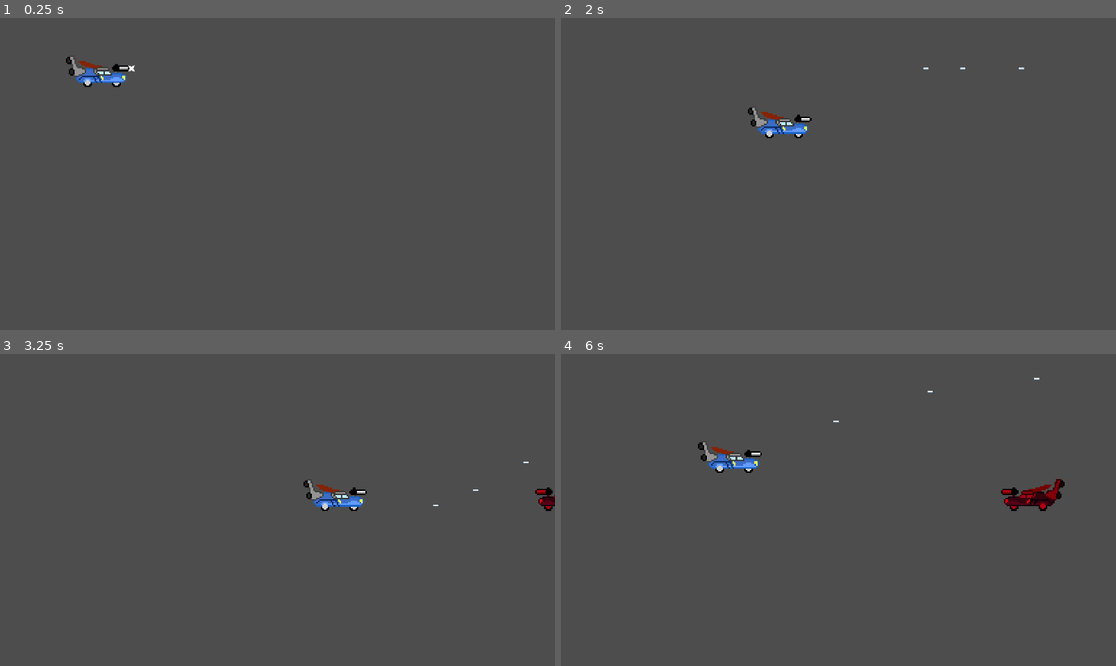
Above: before the commit, frames 1-4 (two rows, left to right).
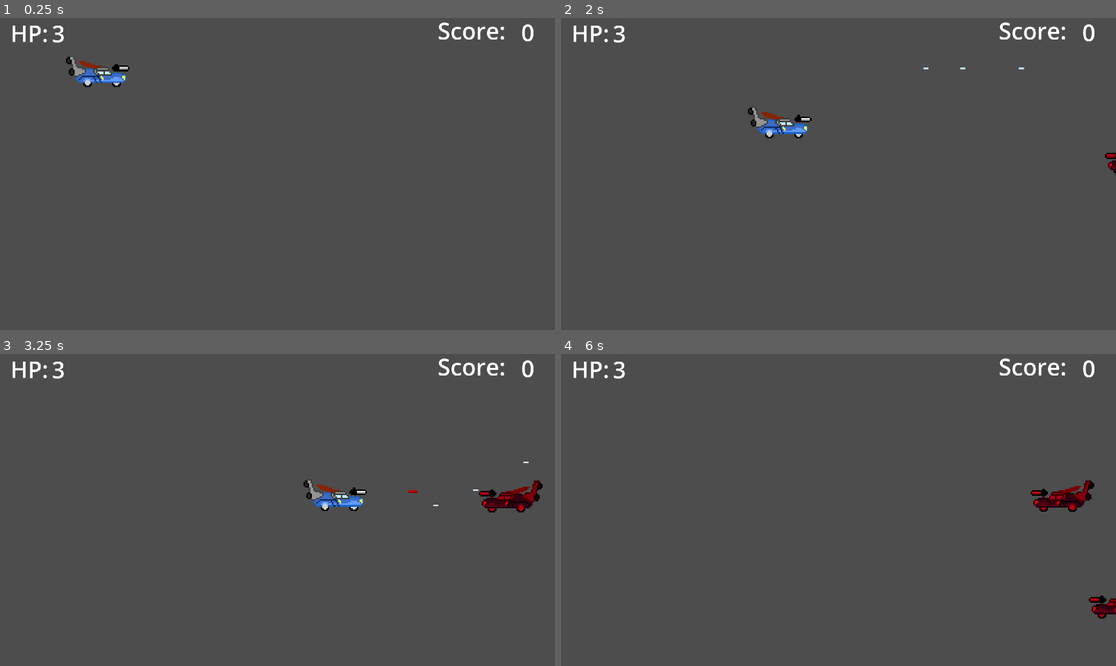
Above: after the commit, the same moments.

Repository: P0ddy/Project-Bentley
Game: Godot game, scene res://Scenes/MainScene/Game.tscn
The game is run twice, just before and just after one commit, with the same random seed, the same clock (stepped at 60 frames per second) and the same inputs.
Inputs:
- Up to frame 1 (0.25 s): no input
- Up to frame 2 (2 s): tap Enter at 0.5 s; hold D (right) 0.53-1.28 s; hold Space (shoot) 0.53-1.28 s; hold S (down) from 1.28 s (still down); tap Space (shoot) at 1.35 s
- Up to frame 3 (3.25 s): release S (down) at 2.03 s; hold D (right) 2.03-2.78 s; hold Space (shoot) 2.03-2.78 s; hold W (up) from 2.78 s (still down); tap Space (shoot) at 2.85 s
- Up to frame 4 (6 s): release W (up) at 3.53 s; hold Space (shoot) 3.53-4.28 s; hold A (left) 3.53-5.03 s; tap Space (shoot) at 4.35, 5.85 s; hold S (down) 5.03-5.78 s; hold Space (shoot) 5.03-5.78 s; hold D (right) from 5.78 s (still down)

The runs differ from the first frame. In frame 1, 0.5% of the frame differs, in the area x 2-97%, y 1-18%; in frame 2, 0.6%; in frame 3, 1.3%; in frame 4, 2.3%, in the area x 2-100%, y 1-85%.
Error after the commit: Invalid call. Nonexistent 'String' constructor. (res://Scenes/MainScene/DisplayHP.gd:4)

Commit message:
add score + health

Diff:
--- /dev/null
+++ b/Global.gd
@@ -0,0 +1,4 @@
+extends Node
+
+var health = 3
+var score = 0
--- /dev/null
+++ b/Scenes/MainScene/DisplayHP.gd
@@ -0,0 +1,4 @@
+extends Label
+
+func _process(_delta):
+	text = String(Global.health)
--- /dev/null
+++ b/Scenes/MainScene/DisplayScore.gd
@@ -0,0 +1,4 @@
+extends Label
+
+func _process(_delta):
+	text = String(Global.score)
--- a/Scenes/MainScene/Enemy.gd
+++ b/Scenes/MainScene/Enemy.gd
@@ -5,15 +5,17 @@
 var player = null
 var canshoot = true
 
-@export var speed = 2
+@export var speed = 3
+var health = 6
 
 @onready var spawnpos = $Spawnpos
+@onready var muzzleflash = $MuzzleFlash
 
 func _on_detection_body_entered(body):
 	if body.is_in_group("Player"):
 		player = body
 
-func _physics_process(delta):
+func _physics_process(_delta):
 	var movement = Vector2(-speed, 0)
 
 	if player:
@@ -31,5 +33,12 @@
 		bullet.position = spawnpos.global_position
 		get_parent().add_child(bullet)
 
+		muzzleflash.play("MuzzleFlash")
 		$ShootSpeed.start()
 		canshoot = false
+
+func enemy_hit():
+	health -= 1
+	if health == 0:
+		Global.score += 5
+		queue_free()
--- /dev/null
+++ b/Scenes/MainScene/Game.gd
@@ -0,0 +1,8 @@
+extends Node2D
+
+var Enemy = preload("res://Scenes/MainScene/enemy.tscn")
+
+func _on_spawn_timer_timeout():
+	var enemy = Enemy.instantiate()
+	enemy.position = Vector2(randf_range(1024, 2500), randf_range(100, 2500))
+	add_child(enemy)
--- a/Scenes/MainScene/Game.tscn
+++ b/Scenes/MainScene/Game.tscn
@@ -1,13 +1,82 @@
-[gd_scene load_steps=3 format=3 uid="uid://bxhjh00lqxlnv"]
+[gd_scene load_steps=11 format=3 uid="uid://bxhjh00lqxlnv"]
 
 [ext_resource type="PackedScene" uid="uid://bffmd8v2aatj" path="res://Scenes/MainScene/player.tscn" id="1_0v76o"]
+[ext_resource type="Script" path="res://Scenes/MainScene/Game.gd" id="1_5rsoo"]
 [ext_resource type="PackedScene" uid="uid://df2u7u7wedi5c" path="res://Scenes/MainScene/enemy.tscn" id="2_fg1y3"]
+[ext_resource type="Script" path="res://Scenes/MainScene/SpawnTimer.gd" id="4_lndq8"]
+[ext_resource type="Script" path="res://Scenes/MainScene/DisplayHP.gd" id="5_i1t1g"]
+[ext_resource type="Script" path="res://Scenes/MainScene/DisplayScore.gd" id="6_4n6hb"]
+
+[sub_resource type="FontVariation" id="FontVariation_0glf1"]
+
+[sub_resource type="FontVariation" id="FontVariation_smcdk"]
+
+[sub_resource type="FontVariation" id="FontVariation_jr3ij"]
+
+[sub_resource type="FontVariation" id="FontVariation_enque"]
 
 [node name="Game" type="Node2D"]
+script = ExtResource("1_5rsoo")
 
 [node name="Player" parent="." instance=ExtResource("1_0v76o")]
 scale = Vector2(0.5, 0.5)
 
 [node name="Enemy" parent="." instance=ExtResource("2_fg1y3")]
 position = Vector2(2352, 485)
-scale = Vector2(0.5, 0.5)
+
+[node name="SpawnTimer" type="Timer" parent="."]
+autostart = true
+script = ExtResource("4_lndq8")
+
+[node name="UI" type="Node2D" parent="."]
+
+[node name="Control" type="Control" parent="UI"]
+layout_mode = 3
+anchors_preset = 0
+offset_right = 1920.0
+offset_bottom = 1080.0
+
+[node name="HP" type="Label" parent="UI/Control"]
+layout_mode = 0
+offset_left = 36.0
+offset_top = -35.0
+offset_right = 260.0
+offset_bottom = 139.0
+theme_override_fonts/font = SubResource("FontVariation_0glf1")
+theme_override_font_sizes/font_size = 80
+text = "HP:"
+vertical_alignment = 1
+
+[node name="DisplayHP" type="Label" parent="UI/Control"]
+layout_mode = 0
+offset_left = 179.0
+offset_top = -2.0
+offset_right = 378.0
+offset_bottom = 122.0
+theme_override_fonts/font = SubResource("FontVariation_smcdk")
+theme_override_font_sizes/font_size = 80
+text = "3"
+script = ExtResource("5_i1t1g")
+
+[node name="Score" type="Label" parent="UI/Control"]
+layout_mode = 0
+offset_left = 1514.0
+offset_top = -12.0
+offset_right = 1994.0
+offset_bottom = 154.0
+theme_override_fonts/font = SubResource("FontVariation_jr3ij")
+theme_override_font_sizes/font_size = 80
+text = "Score:"
+
+[node name="DisplayScore" type="Label" parent="UI/Control"]
+layout_mode = 0
+offset_left = 1803.0
+offset_top = -6.0
+offset_right = 2404.0
+offset_bottom = 124.0
+theme_override_fonts/font = SubResource("FontVariation_enque")
+theme_override_font_sizes/font_size = 80
+text = "0"
+script = ExtResource("6_4n6hb")
+
+[connection signal="timeout" from="SpawnTimer" to="." method="_on_spawn_timer_timeout"]
--- /dev/null
+++ b/Scenes/MainScene/SpawnTimer.gd
@@ -0,0 +1,11 @@
+extends Timer
+
+var mintime = 1
+var maxtime = 5
+
+func _ready():
+	spawntime()
+	timeout.connect(spawntime)
+
+func spawntime():
+	set_wait_time(randf_range(mintime, maxtime))
--- a/Scenes/MainScene/bullet.gd
+++ b/Scenes/MainScene/bullet.gd
@@ -4,3 +4,11 @@
 
 func _physics_process(delta):
 	position.x += delta * speed
+
+func _on_body_entered(body):
+	if body.has_method("enemy_hit"):
+		body.enemy_hit()
+		queue_free()
+
+func _on_despawn_timer_timeout():
+	queue_free()
--- a/Scenes/MainScene/bullet.tscn
+++ b/Scenes/MainScene/bullet.tscn
@@ -15,3 +15,10 @@
 [node name="Sprite2D" type="Sprite2D" parent="."]
 scale = Vector2(3, 3)
 texture = ExtResource("2_r4t8j")
+
+[node name="DespawnTimer" type="Timer" parent="."]
+wait_time = 10.0
+autostart = true
+
+[connection signal="body_entered" from="." to="." method="_on_body_entered"]
+[connection signal="timeout" from="DespawnTimer" to="." method="_on_despawn_timer_timeout"]
--- a/Scenes/MainScene/enemy.tscn
+++ b/Scenes/MainScene/enemy.tscn
@@ -1,10 +1,44 @@
-[gd_scene load_steps=5 format=3 uid="uid://df2u7u7wedi5c"]
+[gd_scene load_steps=8 format=3 uid="uid://df2u7u7wedi5c"]
 
 [ext_resource type="Script" path="res://Scenes/MainScene/Enemy.gd" id="1_k3467"]
 [ext_resource type="Texture2D" uid="uid://dp0s77m5y3fm6" path="res://Assets/FlyingCar.png" id="2_jsm3h"]
+[ext_resource type="Texture2D" uid="uid://0y15fyppumw6" path="res://Assets/muzzle3.png" id="3_7l023"]
 
 [sub_resource type="RectangleShape2D" id="RectangleShape2D_sarjd"]
-size = Vector2(436, 219)
+size = Vector2(211, 88)
+
+[sub_resource type="Animation" id="Animation_b635o"]
+resource_name = "MuzzleFlash"
+length = 0.1
+tracks/0/type = "value"
+tracks/0/imported = false
+tracks/0/enabled = true
+tracks/0/path = NodePath("SpriteMuzzle:visible")
+tracks/0/interp = 1
+tracks/0/loop_wrap = true
+tracks/0/keys = {
+"times": PackedFloat32Array(0, 0.1),
+"transitions": PackedFloat32Array(1, 1),
+"update": 1,
+"values": [true, false]
+}
+tracks/1/type = "value"
+tracks/1/imported = false
+tracks/1/enabled = true
+tracks/1/path = NodePath("SpriteMuzzle:rotation")
+tracks/1/interp = 1
+tracks/1/loop_wrap = true
+tracks/1/keys = {
+"times": PackedFloat32Array(0, 0.1),
+"transitions": PackedFloat32Array(1, 1),
+"update": 0,
+"values": [0.785398, 0.349066]
+}
+
+[sub_resource type="AnimationLibrary" id="AnimationLibrary_sf0tj"]
+_data = {
+"MuzzleFlash": SubResource("Animation_b635o")
+}
 
 [sub_resource type="CircleShape2D" id="CircleShape2D_gxtkg"]
 radius = 1009.0
@@ -14,24 +48,40 @@
 script = ExtResource("1_k3467")
 
 [node name="CollisionShape2D" type="CollisionShape2D" parent="."]
+position = Vector2(-0.5, 12)
 shape = SubResource("RectangleShape2D_sarjd")
 
 [node name="EnemySprite" type="Sprite2D" parent="."]
 modulate = Color(0.87451, 0, 0.0784314, 1)
+scale = Vector2(0.5, 0.5)
 texture = ExtResource("2_jsm3h")
 flip_h = true
+
+[node name="Spawnpos" type="Marker2D" parent="."]
+position = Vector2(-215, -15)
+
+[node name="MuzzleFlash" type="AnimationPlayer" parent="."]
+libraries = {
+"": SubResource("AnimationLibrary_sf0tj")
+}
+
+[node name="SpriteMuzzle" type="Sprite2D" parent="."]
+visible = false
+position = Vector2(-182, -15)
+rotation = 0.349066
+scale = Vector2(0.304907, 0.304907)
+texture = ExtResource("3_7l023")
+region_enabled = true
+region_rect = Rect2(18, 4, 154, 153)
+
+[node name="ShootSpeed" type="Timer" parent="."]
+wait_time = 0.3
+autostart = true
 
 [node name="Detection" type="Area2D" parent="."]
 
 [node name="CollisionShape2D" type="CollisionShape2D" parent="Detection"]
 shape = SubResource("CircleShape2D_gxtkg")
 
-[node name="Spawnpos" type="Marker2D" parent="."]
-position = Vector2(-215, -15)
-
-[node name="ShootSpeed" type="Timer" parent="."]
-wait_time = 0.3
-autostart = true
-
+[connection signal="timeout" from="ShootSpeed" to="." method="_on_shoot_speed_timeout"]
 [connection signal="body_entered" from="Detection" to="." method="_on_detection_body_entered"]
-[connection signal="timeout" from="ShootSpeed" to="." method="_on_shoot_speed_timeout"]
--- a/Scenes/MainScene/enemy_bullet.gd
+++ b/Scenes/MainScene/enemy_bullet.gd
@@ -4,3 +4,11 @@
 
 func _physics_process(delta):
 	position.x -= delta * speed
+
+func _on_body_entered(body):
+	if body.has_method("player_hit"):
+		body.player_hit()
+		queue_free()
+
+func _on_timer_timeout():
+	queue_free()
--- a/Scenes/MainScene/enemy_bullet.tscn
+++ b/Scenes/MainScene/enemy_bullet.tscn
@@ -17,3 +17,10 @@
 modulate = Color(0.803922, 0, 0, 1)
 scale = Vector2(5, 5)
 texture = ExtResource("1_vsd7t")
+
+[node name="DespawnTimer" type="Timer" parent="."]
+wait_time = 10.0
+autostart = true
+
+[connection signal="body_entered" from="." to="." method="_on_body_entered"]
+[connection signal="timeout" from="DespawnTimer" to="." method="_on_timer_timeout"]
--- a/Scenes/MainScene/player.gd
+++ b/Scenes/MainScene/player.gd
@@ -9,6 +9,8 @@
 const ACCELERATION = 1000
 const FRICTION = 600
 const MAX_SPEED = 400
+
+var health = 3
 
 func _physics_process(delta):
 	move(delta)
@@ -50,3 +52,9 @@
 	muzzleflash.play("MuzzleFlash")
 	$AttackSpeedTimer.start()
 	canshoot = false
+
+func player_hit():
+	health -= 1
+	Global.health -= 1
+	if health == 0:
+		queue_free()
--- a/Scenes/MainScene/player.tscn
+++ b/Scenes/MainScene/player.tscn
@@ -59,8 +59,9 @@
 wait_time = 0.3
 
 [node name="MuzzleFlash" type="Sprite2D" parent="."]
+visible = false
 position = Vector2(234, -14)
-rotation = 0.785398
+rotation = 0.349066
 scale = Vector2(0.423502, 0.411956)
 texture = ExtResource("3_fca2x")
 region_enabled = true
--- a/project.godot
+++ b/project.godot
@@ -14,6 +14,10 @@
 run/main_scene="res://Scenes/MainScene/Game.tscn"
 config/features=PackedStringArray("4.2", "Forward Plus")
 config/icon="res://Assets/icon.svg"
+
+[autoload]
+
+Global="*res://Global.gd"
 
 [display]
 
Not shown, added: Scenes/MainScene/Gam1D52.tmp
Not shown, added: Scenes/MainScene/Gam3D4.tmp
Not shown, added: Scenes/MainScene/Gam70E0.tmp
Not shown, added: Scenes/MainScene/GamACCC.tmp
Not shown, added: Scenes/MainScene/GamCFE4.tmp
